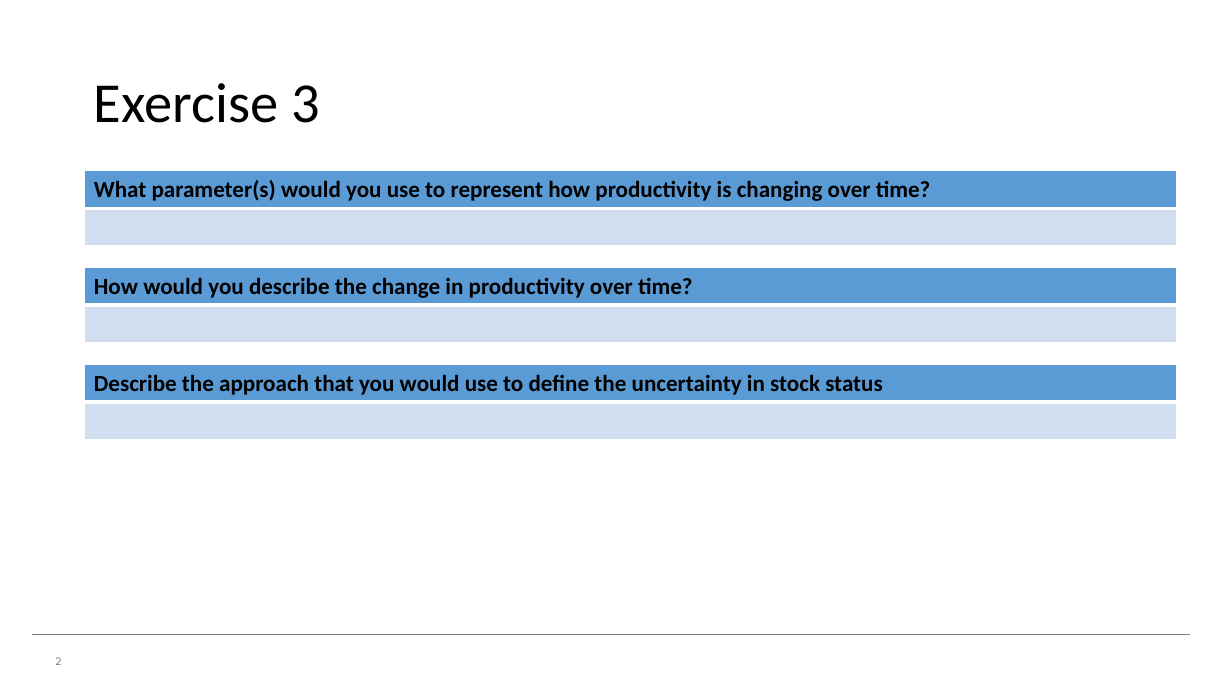
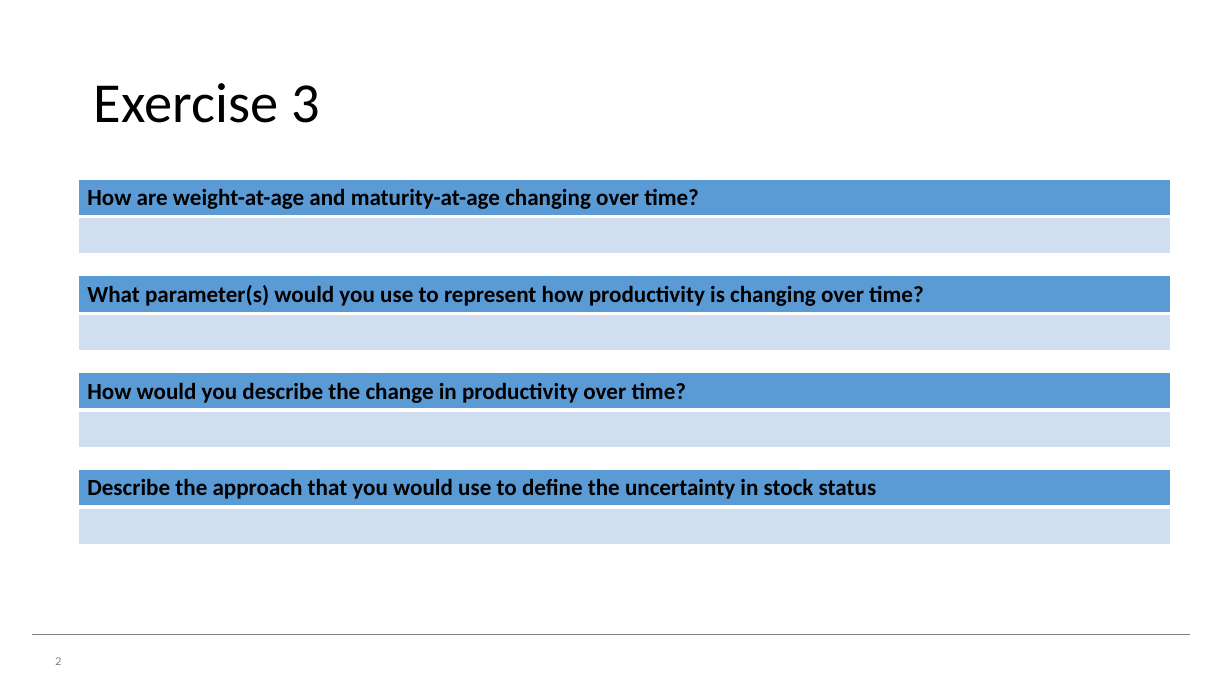
Before and after one commit to z5a1n/draftLRP, a slide deck: slide 2 of Exercise 3/BO Group Ex3.pptx. Drawn at 1232x693 pixels with LibreOffice and Linux fonts; fonts in the diff are those of the drawing; background and template pictures are left out. Boxes give left, top, right and bottom in pixels: in the first picture for what was removed or moved away, otherwise in the second. Text is boxed around its words. In the diff, an @@ line names an element or a change of style, - is before the commit and + after.

```diff
--- a/Exercise 3/BO Group Ex3.pptx
+++ b/Exercise 3/BO Group Ex3.pptx
@@ table added at [79, 179, 1171, 254], 2 rows, 1 columns @@
+How are weight-at-age and maturity-at-age changing over time?
+
@@ 3 tables: place and size @@
-3 tables at [85, 171, 1177, 439]
+3 tables at [79, 275, 1171, 544]
```
Also in this commit, not shown: 2 other slides changed, 16 other files.
